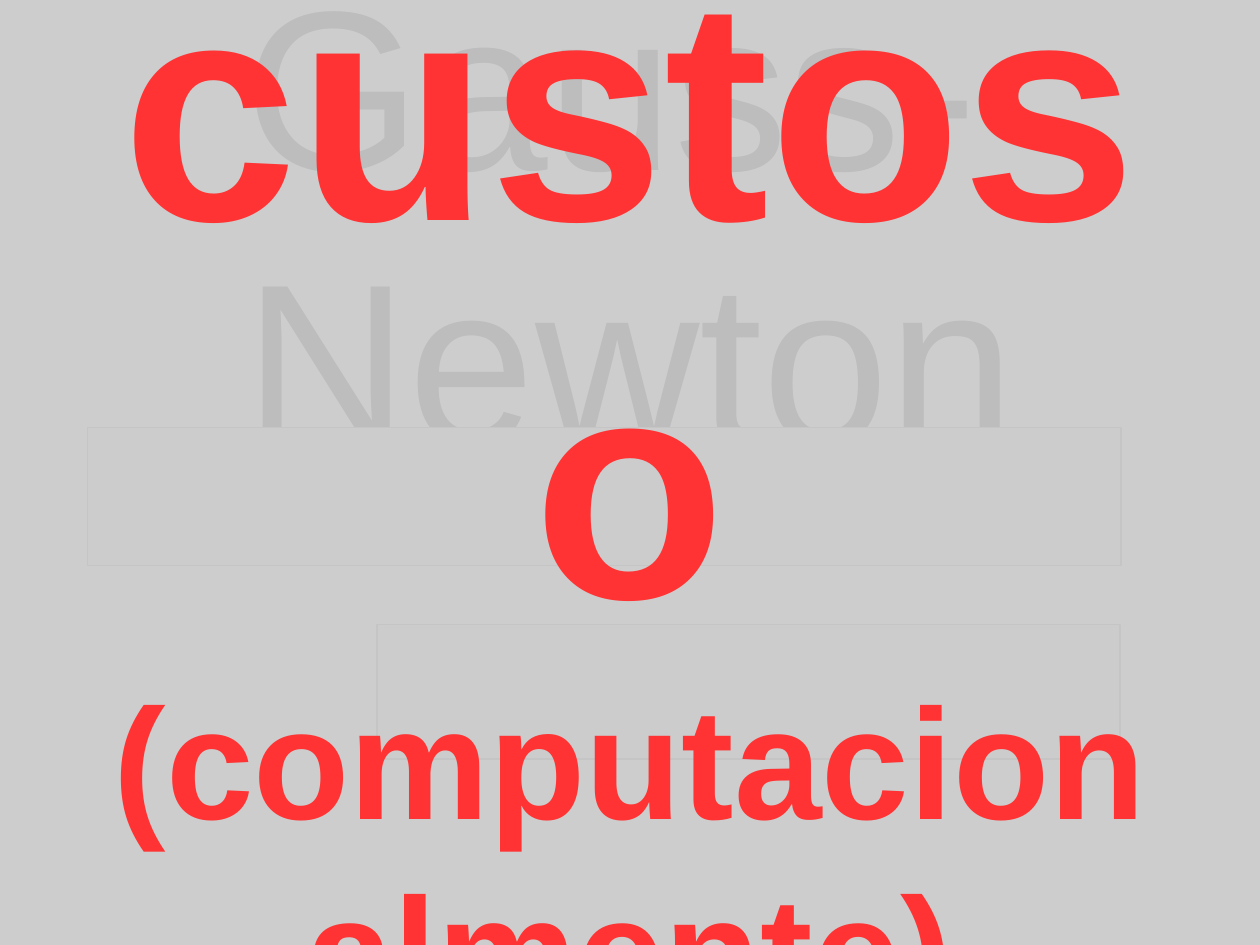
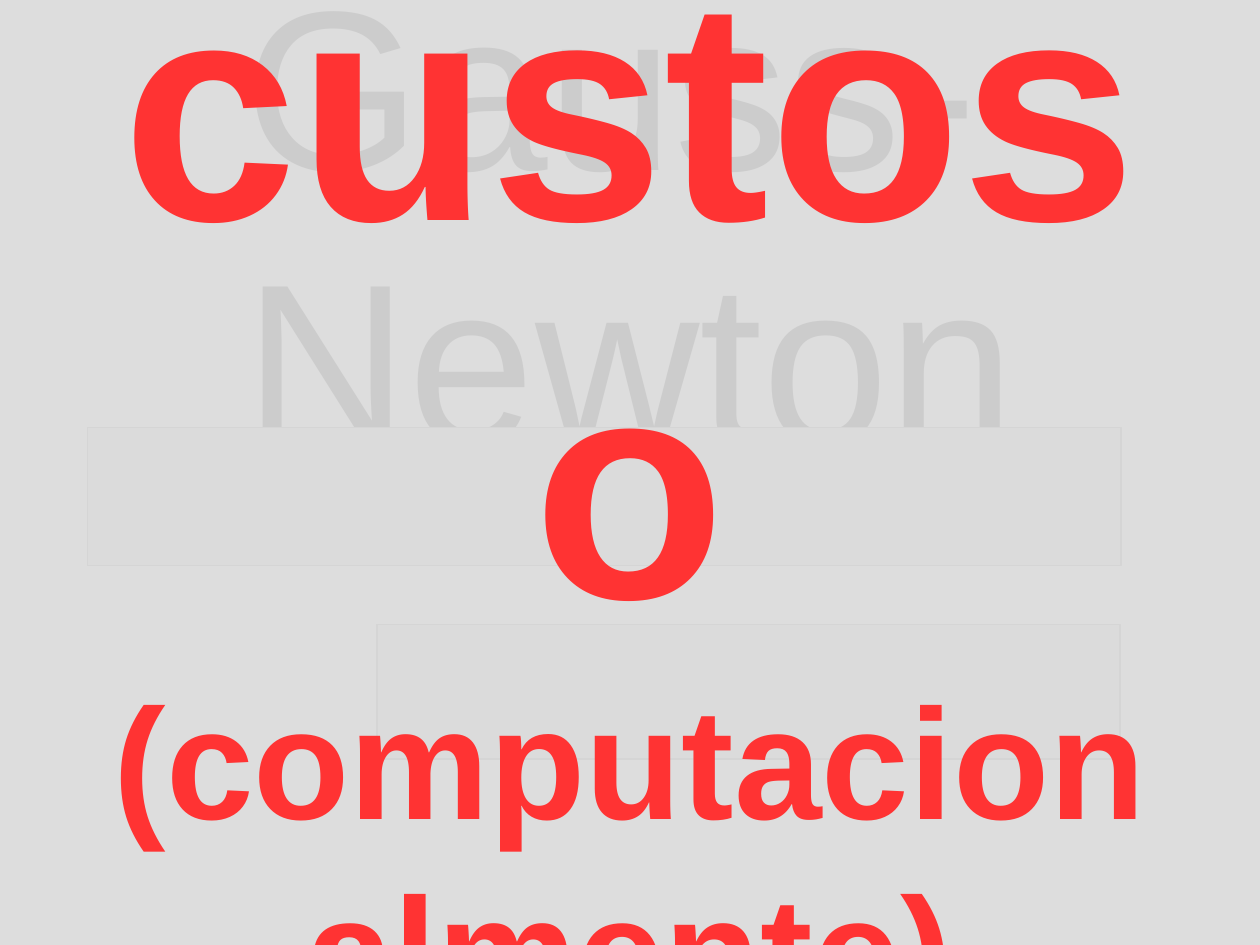
Before and after one commit to leouieda/seminario-on-2015, a slide deck: slide 42 of seminario-2015-leonardo-uieda.odp (slide 38 before the commit). Drawn at 1260x945 pixels with LibreOffice and Linux fonts; fonts in the diff are those of the drawing; grey boxes stand for pictures. Boxes give left, top, right and bottom in pixels: in the first picture for what was removed or moved away, otherwise in the second. Text is boxed around its words. In the diff, an @@ line names an element or a change of style, - is before the commit and + after.

```diff
--- a/seminario-2015-leonardo-uieda.odp
+++ b/seminario-2015-leonardo-uieda.odp
@@ rectangle at (x1=0, y1=0, x2=1260, y2=945): fill #CCCCCC at 90% opacity to #DDDDDD at 90% opacity @@
```
Also in this commit, not shown: 8 other slides changed, 4 slides added, 1 other file.
